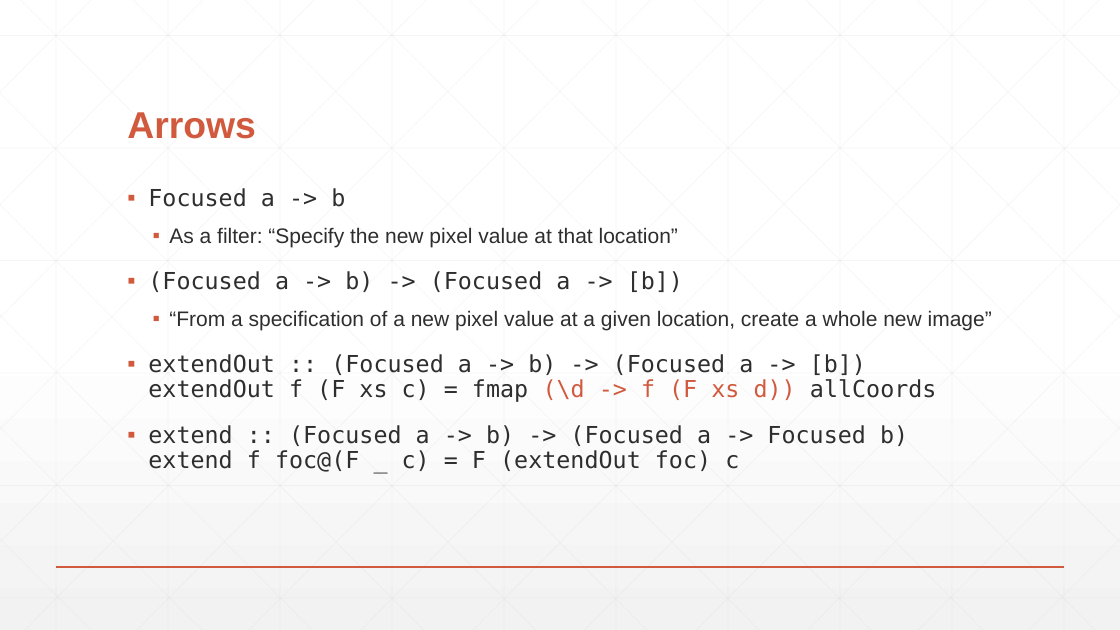
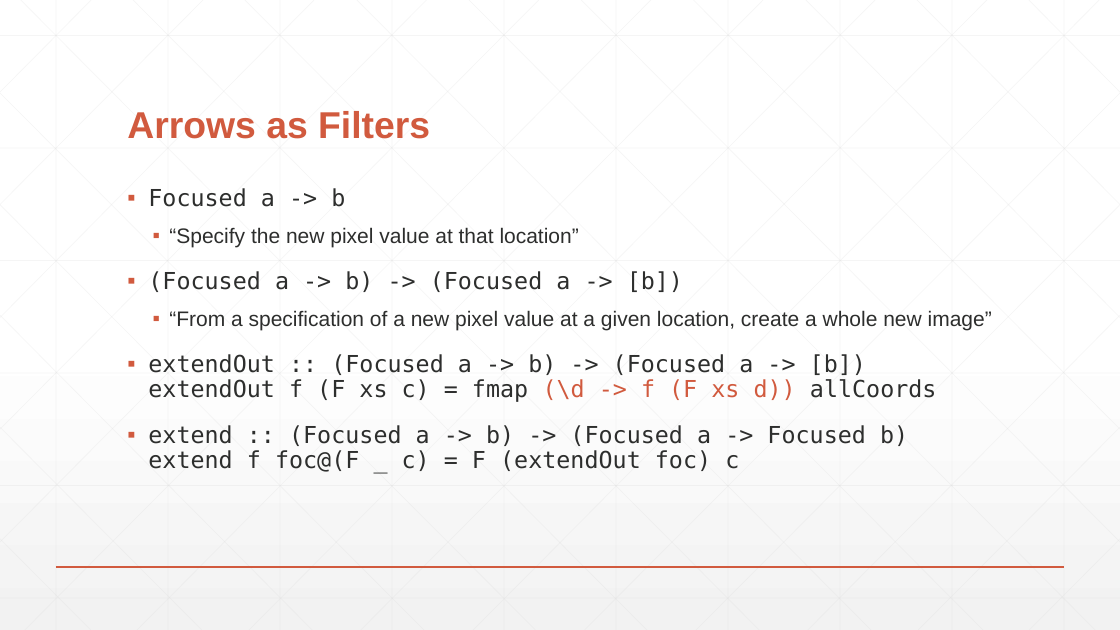
Before and after one commit to lambdaconf/lambdaconf-2016-usa, a slide deck: slide 13 of Functors, Comonads, and Digital Image Processing/FCDIP-LambdaConf16.pptx. Drawn at 1120x630 pixels with LibreOffice and Linux fonts; fonts in the diff are those of the drawing. Boxes give left, top, right and bottom in pixels: in the first picture for what was removed or moved away, otherwise in the second. Text is boxed around its words. In the diff, an @@ line names an element or a change of style, - is before the commit and + after.

```diff
--- a/Functors, Comonads, and Digital Image Processing/FCDIP-LambdaConf16.pptx
+++ b/Functors, Comonads, and Digital Image Processing/FCDIP-LambdaConf16.pptx
@@ title at (x1=127, y1=111, x2=430, y2=139): text changed @@
-Arrows
+Arrows as Filters
@@ text at (x1=169, y1=227, x2=579, y2=248): text changed @@
-  ▪ As a filter: “Specify the new pixel value at that location”
+  ▪ “Specify the new pixel value at that location”
```
Also in this commit, not shown: 8 other slides changed, 1 slide added.
